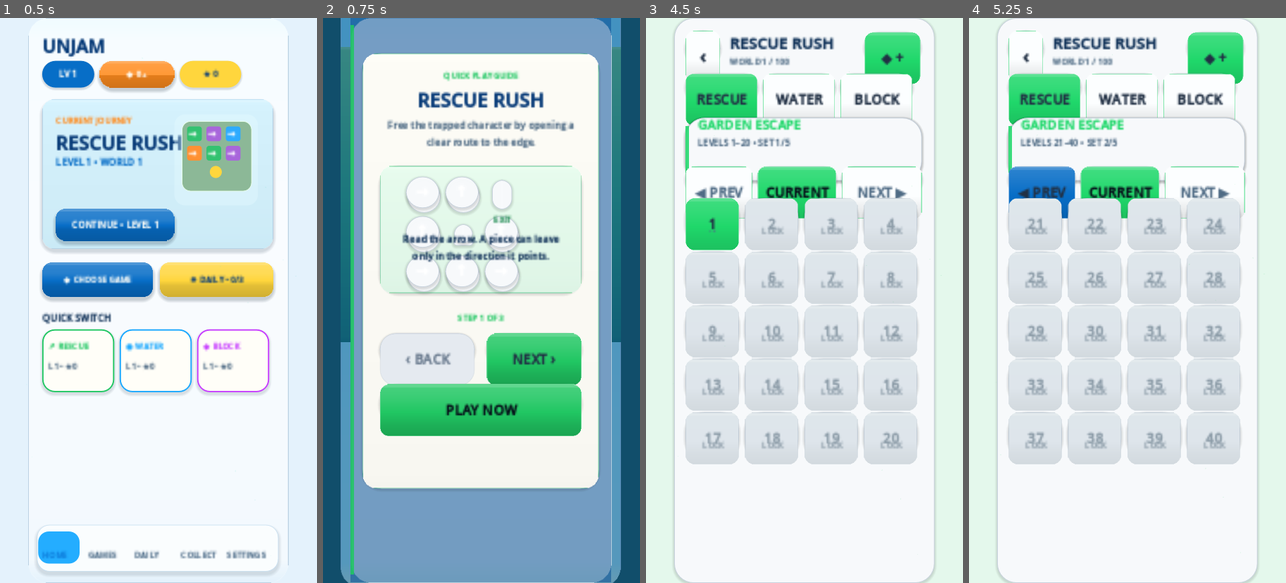
Above: before the commit, frames 1-4 (left to right).
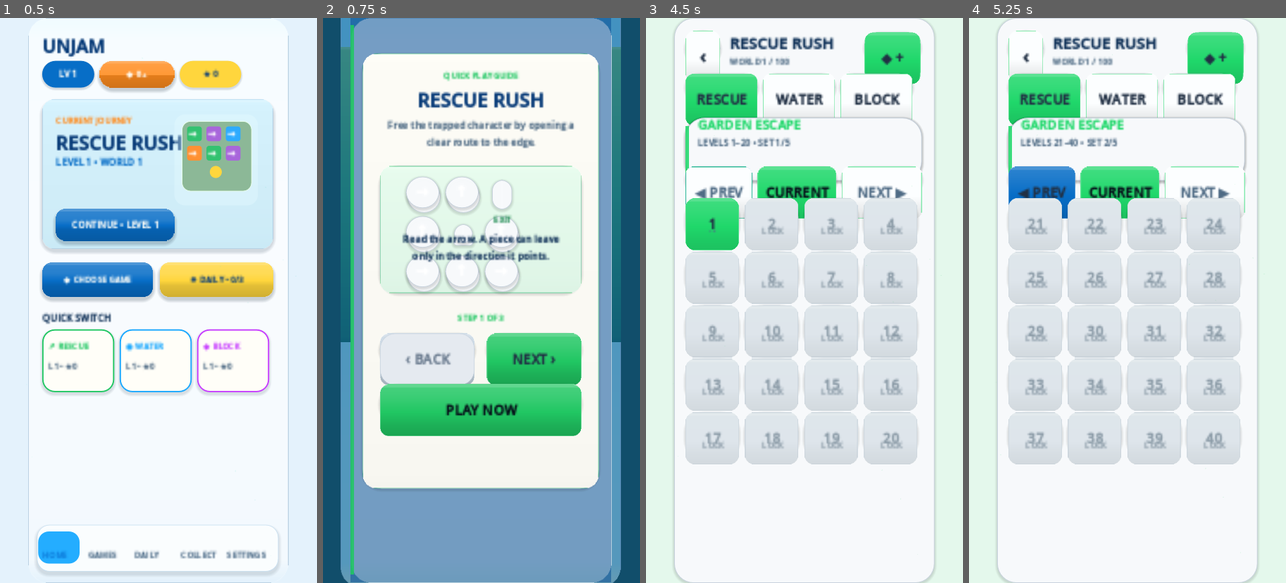
Above: after the commit, the same moments.

Repository: eghosa001/unjam
Game: Godot game, scene res://scenes/Main.tscn
The game is run twice, just before and just after one commit, with the same random seed, the same clock (stepped at 60 frames per second) and the same inputs.
Inputs:
- Up to frame 1 (0.5 s): no input
- Up to frame 2 (0.75 s): click "CONTINUE • LEVEL 1" at 0.5 s
- Up to frame 3 (4.5 s): click "PLAY NOW" at 1.25 s; click "↻ RESTART" at 2 s; click "↻ RESTART" at 2.75 s; click "↻ RESTART" at 3.5 s; click "←" at 4.25 s
- Up to frame 4 (5.25 s): click "NEXT ▶" at 5 s

Frame 1 is identical in both runs. In frame 2, less than 0.1% of the frame differs, in the area x 18-82%, y 55-74%; in frame 3, 0.3%, in the area x 12-87%, y 2-42%; in frame 4, 0.3%.

Commit message:
fix: keep Figma gradient buttons at authored geometry

Diff:
--- a/scripts/ui/figma_reference_canvas.gd
+++ b/scripts/ui/figma_reference_canvas.gd
@@ -197,16 +197,27 @@
 	result.add_theme_color_override("font_color", text_color)
 	result.add_theme_color_override("font_hover_color", text_color)
 	result.add_theme_color_override("font_pressed_color", text_color)
+
+	# StyleBoxTexture's nine-slice margins contribute to Button minimum size.
+	# Drawing the gradient in a geometry-neutral child preserves the exact Figma
+	# rectangle (including compact 38px toggles) without giving up the 3D finish.
 	var top := fill.lightened(0.18)
 	var bottom := fill.darkened(0.18)
-	var normal := rounded_gradient3(top, fill, bottom, radius, border, border_width)
-	var hover := rounded_gradient3(top.lightened(0.05), fill.lightened(0.045), bottom.lightened(0.04), radius, border.lightened(0.05), border_width)
-	var pressed := rounded_gradient3(fill, fill.darkened(0.07), bottom.darkened(0.08), radius, border, border_width)
-	result.add_theme_stylebox_override("normal", normal)
-	result.add_theme_stylebox_override("hover", hover)
-	result.add_theme_stylebox_override("pressed", pressed)
-	result.add_theme_stylebox_override("focus", normal)
-	result.add_theme_stylebox_override("disabled", rounded_gradient3(top.darkened(0.08), fill.darkened(0.10), bottom.darkened(0.10), radius, border.darkened(0.06), border_width))
+	var gradient := rounded_gradient3(top, fill, bottom, radius, border, border_width)
+	var backdrop := FigmaButtonBackdrop.new()
+	backdrop.name = "FigmaButtonGradient"
+	backdrop.configure(gradient)
+	result.add_child(backdrop)
+
+	var clear := solid_box(Color.TRANSPARENT, 0)
+	var hover_overlay := solid_box(Color(1,1,1,0.055), radius)
+	var pressed_overlay := solid_box(Color(0,0,0,0.075), radius)
+	var disabled_overlay := solid_box(Color(0.10,0.13,0.16,0.16), radius)
+	result.add_theme_stylebox_override("normal", clear)
+	result.add_theme_stylebox_override("hover", hover_overlay)
+	result.add_theme_stylebox_override("pressed", pressed_overlay)
+	result.add_theme_stylebox_override("focus", clear)
+	result.add_theme_stylebox_override("disabled", disabled_overlay)
 	result.add_theme_color_override("font_disabled_color", text_color.lerp(Color(0.82,0.86,0.90), 0.30))
 	return result
 
